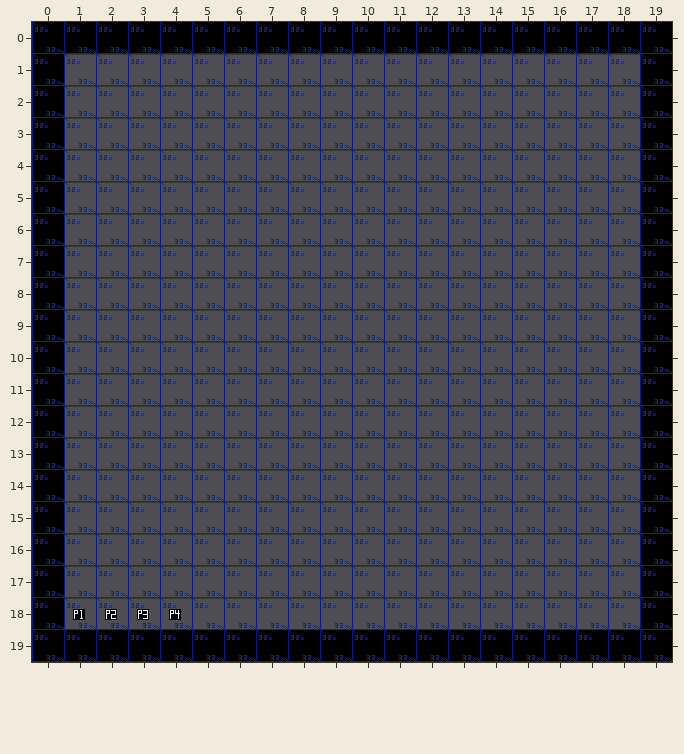
Two states of a Tiled map, Project/Maps/MainStory/BaseMap.tmx. Above is the file before it was changed.
Cells are 32x32 px. Shown: x 0..19, y 0..19.
After the commit:
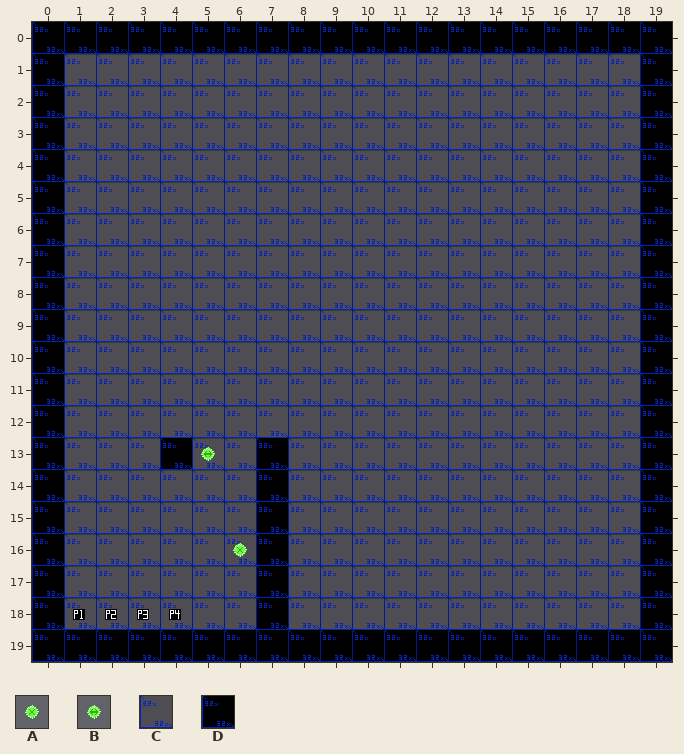
Key: from "Ingredients": A 10, B 11; from "Tiles": C 0, D 1.
_ is an empty cell, . an unchanged one.
See-through tiles are keyed as they look on the map.
The exact change:
--- layer "Tiles"
@@ x 4..7 @@
-13 C..C
-14 ...C
-15 ...C
-16 ...C
-17 ...C
-18 ...C
+13 D..D
+14 ...D
+15 ...D
+16 ...D
+17 ...D
+18 ...D
--- layer "Specials"
@@ x 5..5 @@
-13 _
+13 B
--- layer "Ingredients"
@@ x 6..6 @@
-16 _
+16 A
